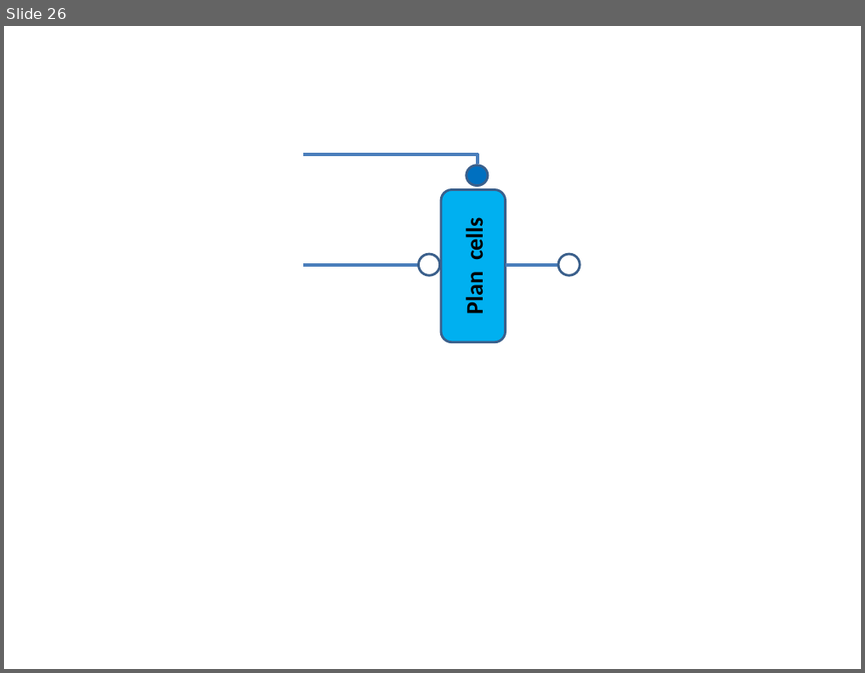
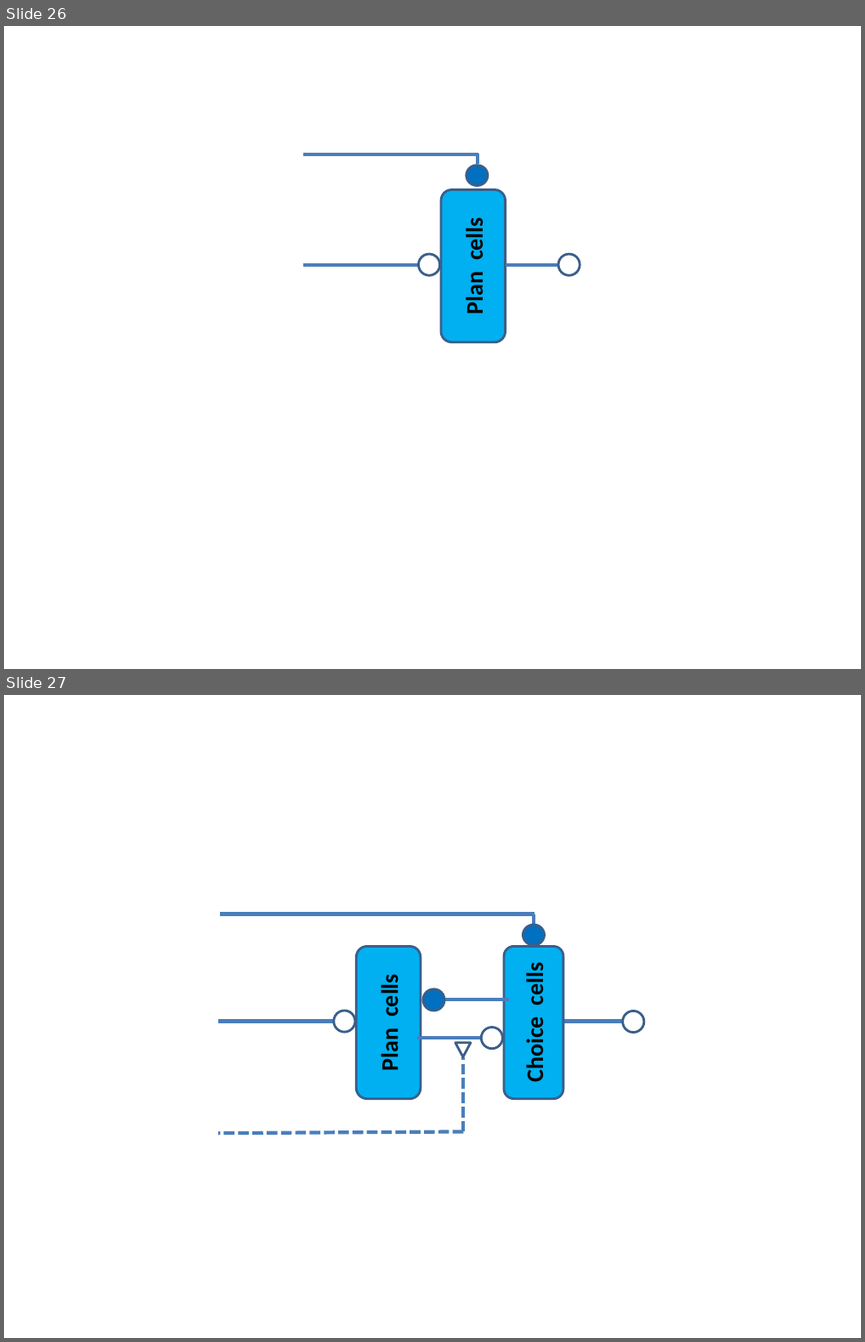
Before and after one commit to GuentherLab/GODIVAsimulink, a slide deck: GodivaBuildingBlocks.pptx. Shown one above the other, each under a label of ours: slide 26 before the commit, slides 26 and 27 after it. The pictures are 865x673 and 865x1342 pixels, drawn with LibreOffice and Linux fonts; fonts in the diff are those of the drawing. Boxes give left, top, right and bottom in pixels: in the first picture for what was removed or moved away, otherwise in the second. Text is boxed around its words. In the diff, an @@ line names an element or a change of style, - is before the commit and + after.

```diff
--- a/GodivaBuildingBlocks.pptx
+++ b/GodivaBuildingBlocks.pptx
@@ slide 27 added at box(4, 695, 861, 1338), background #FFFFFF @@
@@ line added from (534, 914) to (220, 914), #4B7EBC 3 pt @@
@@ line added from (534, 914) to (534, 925), #4B7EBC 3 pt @@
@@ rounded rectangle added at box(357, 946, 420, 1098), fill #00B0F0, outline #3A5F8C 2 pt, 20 pt, text #000000, bold @@
+Plan cells
@@ rounded rectangle added at box(504, 946, 563, 1098), fill #00B0F0, outline #3A5F8C 2 pt, 20 pt, text #000000, bold @@
+Choice cells
@@ ellipse added at box(522, 925, 545, 945), fill #0070C0, outline #3A5F8C 2 pt @@
@@ ellipse added at box(423, 989, 444, 1010), fill #0070C0, outline #3A5F8C 2 pt @@
@@ line added from (509, 1000) to (444, 1000), #4B7EBC 3 pt @@
@@ line added from (218, 1021) to (334, 1021), #4B7EBC 3 pt @@
@@ ellipse added at box(334, 1010, 355, 1032), fill #FFFFFF, outline #3A5F8C 2 pt @@
@@ line added from (554, 1021) to (622, 1021), #4B7EBC 3 pt @@
@@ ellipse added at box(619, 1006, 648, 1036), fill #FFFFFF, outline #3A5F8C 2 pt @@
@@ line added from (417, 1038) to (481, 1038), #4B7EBC 3 pt @@
@@ triangle added at box(455, 1043, 471, 1057), fill #FFFFFF, outline #3A5F8C 2 pt @@
@@ ellipse added at box(481, 1027, 503, 1048), fill #FFFFFF, outline #3A5F8C 2 pt @@
@@ line added from (463, 1131) to (463, 1056), #4B7EBC 3 pt dashed @@
@@ line added from (463, 1131) to (218, 1133), #4B7EBC 3 pt dashed @@
```
Also in this commit, not shown: 2 other files.
